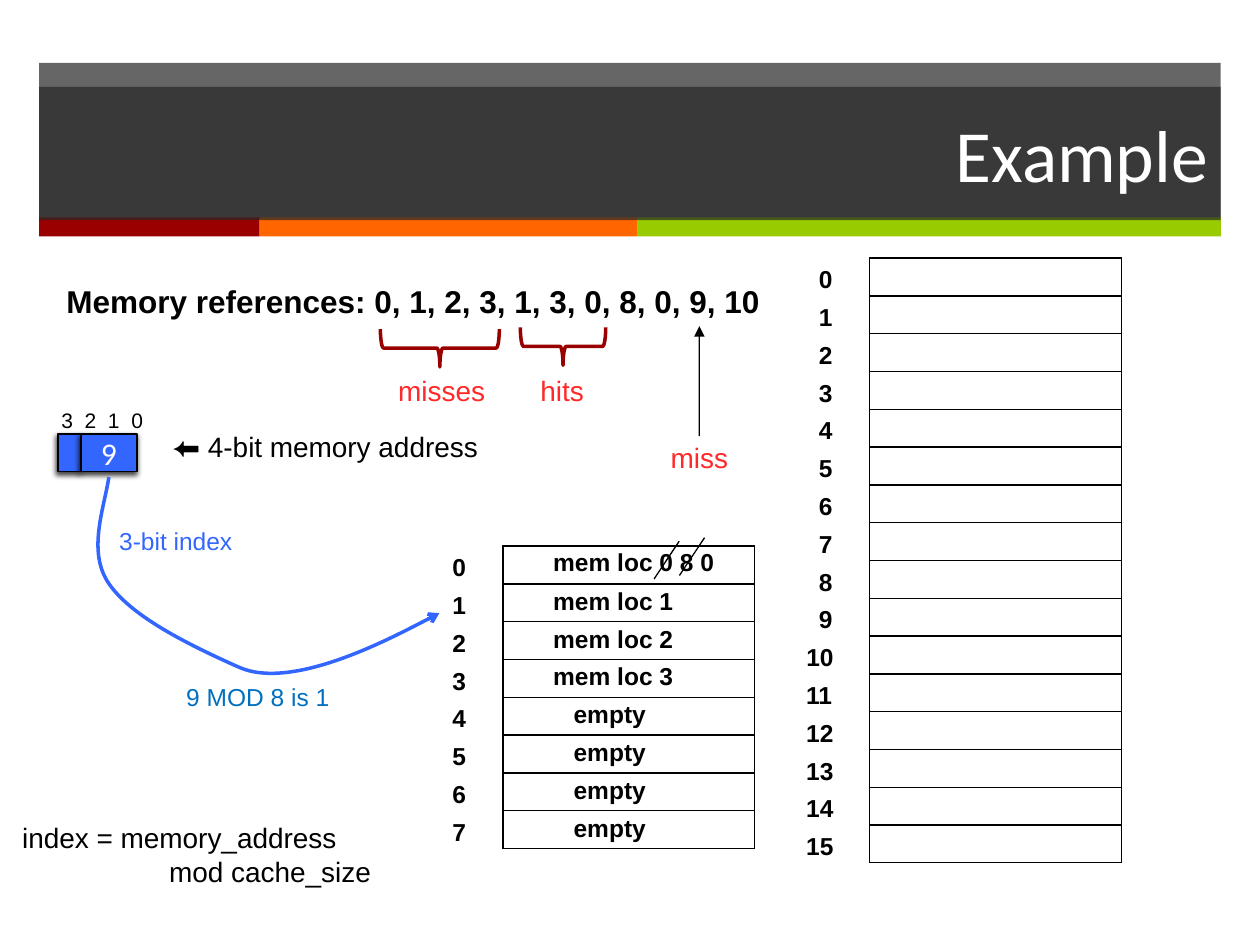
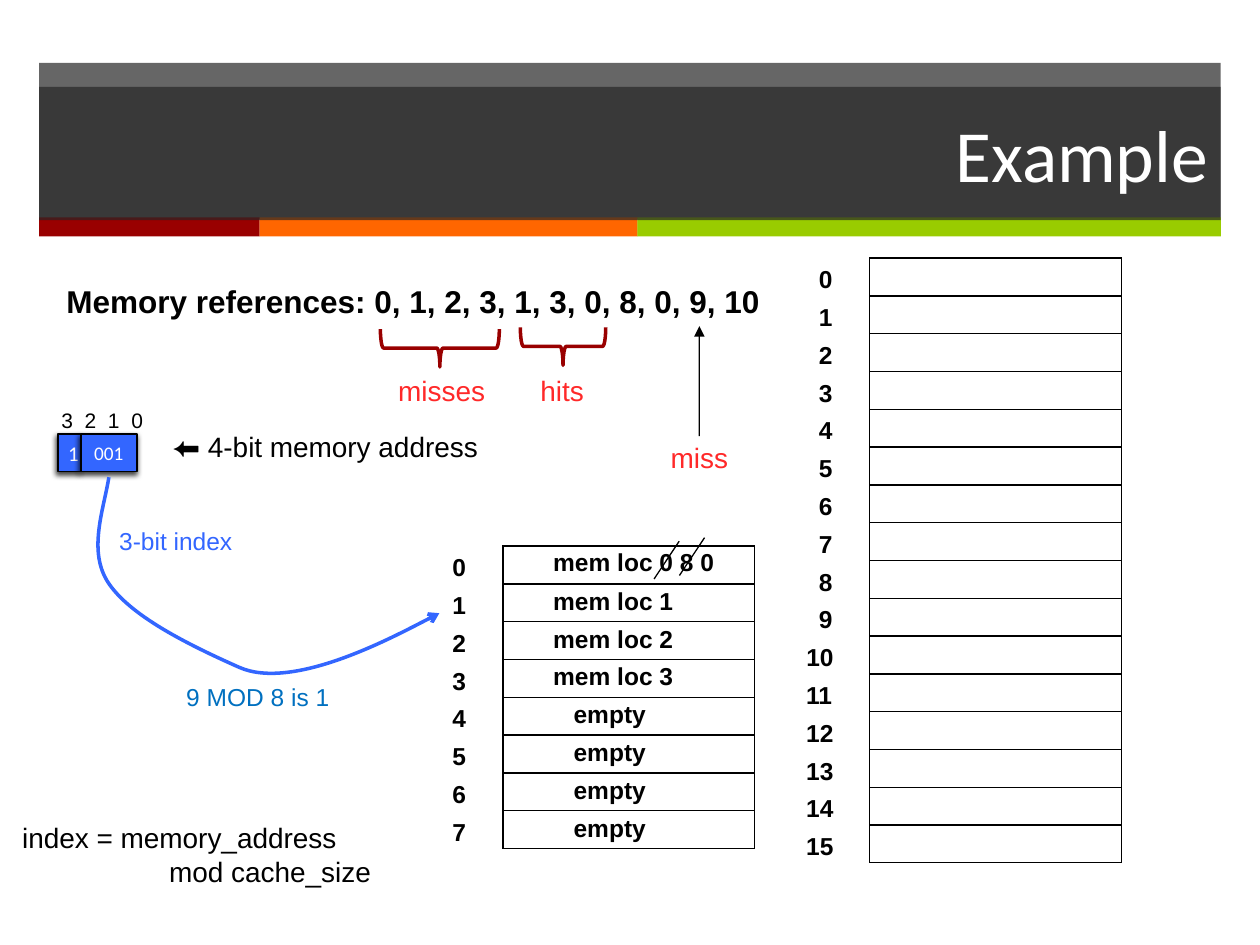
Before and after one commit to Yanderuri/CS_2200, a slide deck: slide 22 of lectures/L08 Memory hierarchy.pptx. Drawn at 1260x945 pixels with LibreOffice and Linux fonts; fonts in the diff are those of the drawing. Boxes give left, top, right and bottom in pixels: in the first picture for what was removed or moved away, otherwise in the second. Text is boxed around its words. In the diff, an @@ line names an element or a change of style, - is before the commit and + after.

```diff
--- a/lectures/L08 Memory hierarchy.pptx
+++ b/lectures/L08 Memory hierarchy.pptx
@@ text in rectangle at [68,443,79,467]: text added @@
+1
@@ text in rectangle at [94,447,123,460]: text changed; size 18 to 11 pt @@
-9
+001
```
Also in this commit, not shown: 7 other slides changed, 11 other files.
